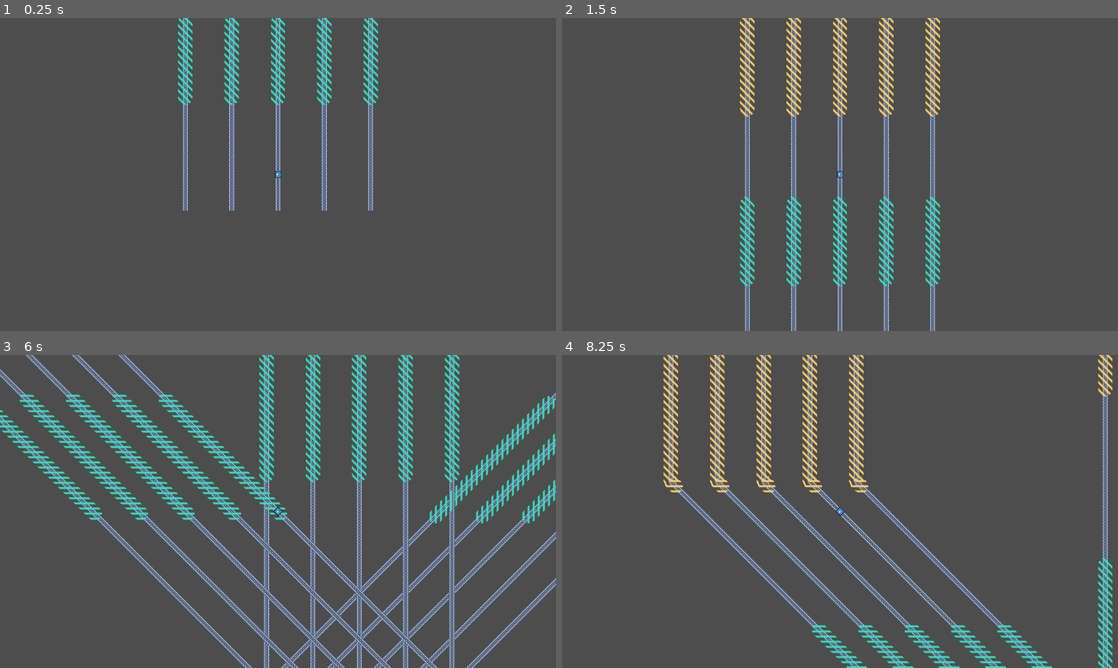
Above: before the commit, frames 1-4 (two rows, left to right).
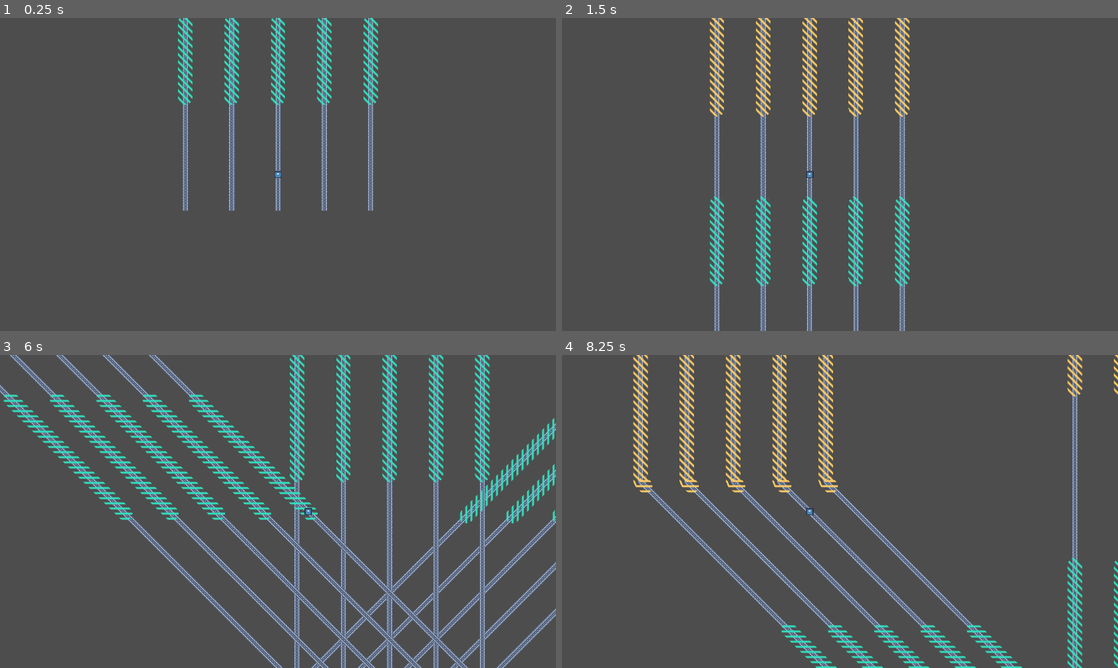
Above: after the commit, the same moments.

Repository: elpozewaunig/LanLinerReconciliation
Game: Godot game, scene res://scenes/main.tscn
The game is run twice, just before and just after one commit, with the same random seed, the same clock (stepped at 60 frames per second) and the same inputs. The engine's default icon, where the game draws it, is replaced by a stand-in: a white triangle on a blue panel in a dark square.
Inputs:
- Up to frame 1 (0.25 s): no input
- Up to frame 2 (1.5 s): hold Right (ui_right) 0.53-1.28 s; hold Left (ui_left) from 1.28 s (still down)
- Up to frame 3 (6 s): release Left (ui_left) at 2.03 s; hold Right (ui_right) 2.03-2.78 s; hold Up (ui_up) 2.78-3.53 s; hold Left (ui_left) 3.53-5.78 s; hold Right (ui_right) from 5.78 s (still down)
- Up to frame 4 (8.25 s): release Right (ui_right) at 6.53 s; hold Up (ui_up) 6.53-7.28 s; hold Right (ui_right) 7.28-8.03 s; hold Left (ui_left) from 8.03 s (still down)

The runs differ from the first frame. In frame 1, less than 0.1% of the frame differs, in the area x 49-51%, y 49-51%; in frame 2, 15%; in frame 3, 36%, in the area x 0-100%, y 0-100%; in frame 4, 21%.

Commit message:
Finally got smooth camera movement to work

Diff:
--- a/scenes/player.tscn
+++ b/scenes/player.tscn
@@ -1,14 +1,14 @@
-[gd_scene load_steps=4 format=3 uid="uid://dc7aktr1f5opg"]
+[gd_scene load_steps=5 format=3 uid="uid://dc7aktr1f5opg"]
 
 [ext_resource type="Script" path="res://scripts/Player.gd" id="1_gyboe"]
 [ext_resource type="Texture2D" uid="uid://fpt88tf7cjf3" path="res://assets/icon.svg" id="2_v374b"]
+[ext_resource type="Script" path="res://scripts/Camera.gd" id="3_16twk"]
 
 [sub_resource type="CanvasItemMaterial" id="CanvasItemMaterial_lk7ji"]
 
 [node name="Player" type="PathFollow2D"]
 material = SubResource("CanvasItemMaterial_lk7ji")
-position = Vector2(153, 270)
-rotation = -1.0657
+rotates = false
 script = ExtResource("1_gyboe")
 
 [node name="Sprite2D" type="Sprite2D" parent="."]
@@ -16,3 +16,4 @@
 texture = ExtResource("2_v374b")
 
 [node name="Camera2D" type="Camera2D" parent="."]
+script = ExtResource("3_16twk")
--- /dev/null
+++ b/scripts/Camera.gd
@@ -0,0 +1,34 @@
+extends Camera2D
+
+@export var transition_speed = 300
+
+# Called when the node enters the scene tree for the first time.
+func _ready():
+	pass # Replace with function body.
+
+
+# Called every frame. 'delta' is the elapsed time since the previous frame.
+func _process(delta):
+	# Gradually move camera back to relative zero on the x-axis
+	if position.x > 0:
+		print(position.x)
+		position.x -= delta * transition_speed
+		if position.x < 0:
+			position.x = 0
+
+	if position.x < 0:
+		print(position.x)
+		position.x += delta * transition_speed
+		if position.x > 0:
+			position.x = 0
+
+	# Gradually move camera back to relative zero on the y-axis
+	if position.y > 0:
+		position.y -= delta * transition_speed
+		if position.y < 0:
+			position.y = 0
+
+	if position.y < 0:
+		position.y += delta * transition_speed
+		if position.y > 0:
+			position.y = 0
--- a/scripts/Player.gd
+++ b/scripts/Player.gd
@@ -92,12 +92,17 @@
 	if Input.is_action_just_pressed("ui_left") and branch_choice == null:
 		if current_lane > 0:
 			current_lane -= 1
+			var last_global_x = camera.global_position.x
 			switch_lane(current_lane)
+			camera.position.x = last_global_x - global_position.x
 
 	if Input.is_action_just_pressed("ui_right") and branch_choice == null:
 		if current_lane < lane_count - 1:
 			current_lane += 1
+			var last_global_x = camera.global_position.x
 			switch_lane(current_lane)
+			camera.position.x = last_global_x - global_position.x
+
 
 # Reparents the player to another lane
 func switch_lane(index):
@@ -109,7 +114,7 @@
 	tree_location[0] = index
 
 	# Finally, reparent to the node definded by the new tree location
-	reparent(get_child_from_tree_loc(paths, tree_location))
+	reparent(get_child_from_tree_loc(paths, tree_location), false)
 
 
 # Obtain an array of the indexes of the parents of this element
